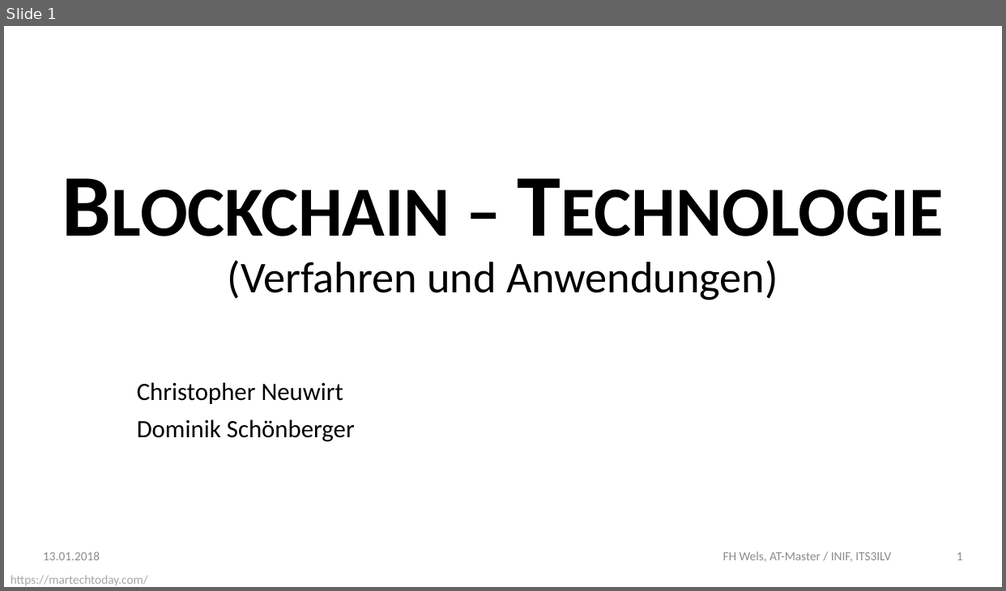
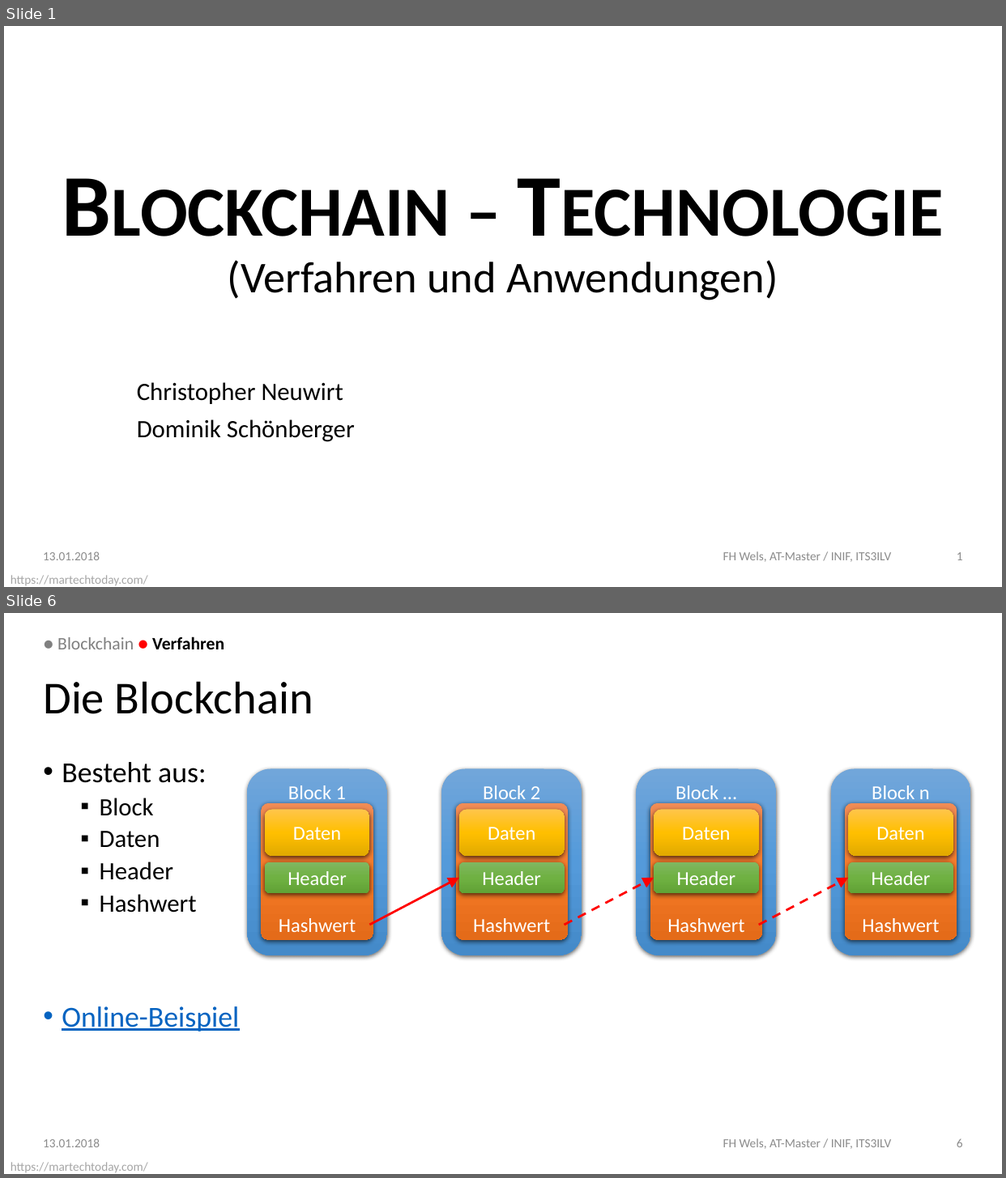
Before and after one commit to DoSchoe/ITS, a slide deck: Präsentation/Blockchain – Technologie.pptx. Shown one above the other, each under a label of ours: slide 1 before the commit, slides 1 and 6 after it; the slides between them are not shown. The pictures are 1006x591 and 1006x1178 pixels, drawn with LibreOffice and Linux fonts; fonts in the diff are those of the drawing; background and template pictures are left out. Boxes give left, top, right and bottom in pixels: in the first picture for what was removed or moved away, otherwise in the second. Text is boxed around its words. In the diff, an @@ line names an element or a change of style, - is before the commit and + after.

```diff
--- a/Präsentation/Blockchain – Technologie.pptx
+++ b/Präsentation/Blockchain – Technologie.pptx
@@ slide 6 added at [4,613,1002,1174], background picture (left out); not listed: 1 template element that a slide beside it also shows @@
@@ text added at [57,636,224,649], 16 pt, text #808080 @@
+● Blockchain ● Verfahren
@@ title added at [43,681,313,714], 41.6 pt, text #000000 @@
+Die Blockchain
@@ text added at [62,762,239,1032], 26.5 pt, text #000000 @@
+• Besteht aus:
+  ▪ Block
+  ▪ Daten
+  ▪ Header
+  ▪ Hashwert
+• Online-Beispiel
@@ rounded rectangle added at [247,769,387,956], fill gradient #71A6DB to #559BDB to #448ACA, 18 pt, text #FFFFFF @@
+Block 1
@@ rounded rectangle added at [442,769,582,956], fill gradient #71A6DB to #559BDB to #448ACA, 18 pt, text #FFFFFF @@
+Block 2
@@ rounded rectangle added at [262,803,373,940], fill gradient #F18C57 to #F67B28 to #E56C19 @@
@@ rounded rectangle added at [455,803,567,940], fill gradient #F18C57 to #F67B28 to #E56C19 @@
@@ rounded rectangle added at [265,809,370,856], fill gradient #FFC64B to #FFC000 to #E3AB00, 18 pt, text #FFFFFF @@
+Daten
@@ rounded rectangle added at [459,809,565,856], fill gradient #FFC64B to #FFC000 to #E3AB00, 18 pt, text #FFFFFF @@
+Daten
@@ rounded rectangle added at [265,862,370,893], fill gradient #81B861 to #6FB242 to #62A336, 18 pt, text #FFFFFF @@
+Header
@@ arrow added from (370, 925) to (459, 878), #FF0000 2 pt @@
@@ rounded rectangle added at [459,862,565,893], fill gradient #81B861 to #6FB242 to #62A336, 18 pt, text #FFFFFF @@
+Header
@@ arrow added from (564, 925) to (654, 878), #FF0000 2 pt dashed @@
@@ arrow added from (759, 925) to (848, 878), #FF0000 2 pt dashed @@
@@ text added at [279,918,356,932], 18 pt, text #FFFFFF @@
+Hashwert
@@ text added at [473,918,550,932], 18 pt, text #FFFFFF @@
+Hashwert
@@ group added at [636,769,776,956]: 4 rounded rectangles, 1 text @@
+Block …
+Daten
+Header
+Hashwert
@@ group added at [831,769,971,956]: 4 rounded rectangles, 1 text @@
+Block n
+Daten
+Header
+Hashwert
@@ text added at [43,1139,100,1148], 11.3 pt, text #8C8C8C @@
+13.01.2018
@@ text added at [723,1139,891,1149], 11.3 pt, text #8C8C8C @@
+FH Wels, AT-Master / INIF, ITS3ILV
@@ page number added at [957,1139,963,1148], 11.3 pt, text #8C8C8C @@
+6
```
Also in this commit, not shown: 6 slides changed, 3 other slides added, 2 other files.
